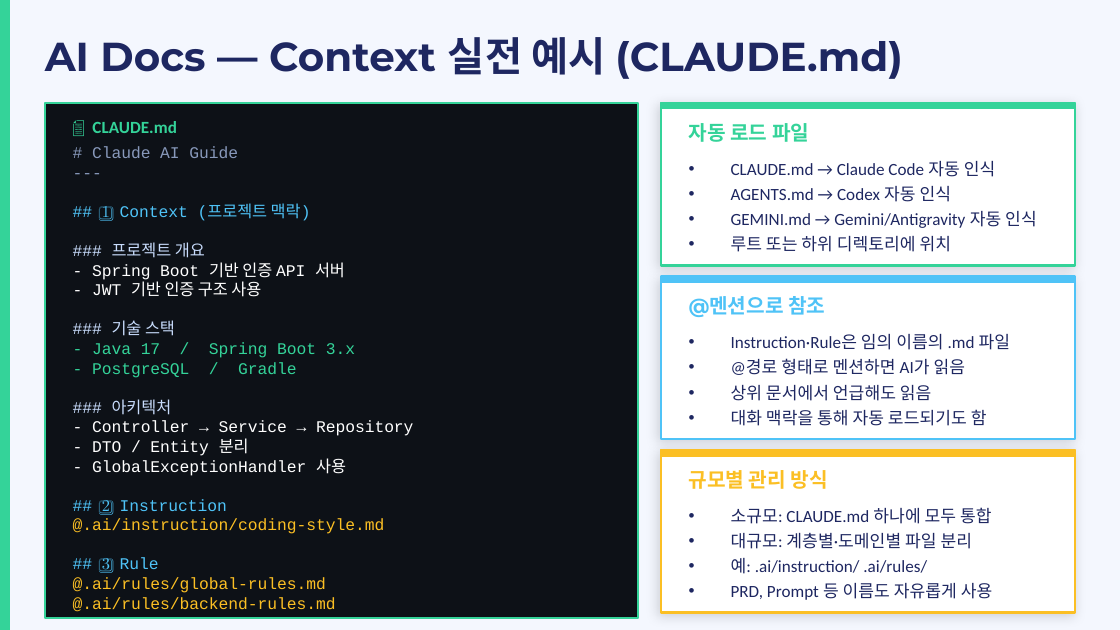
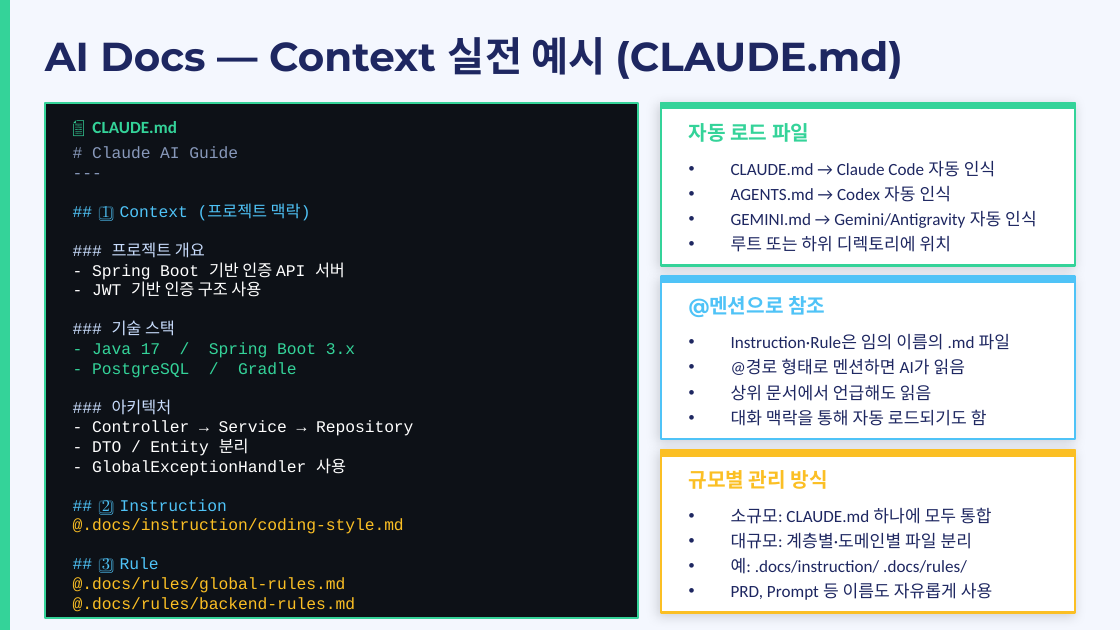
Before and after one commit to hb9397/AI_Agent_docs, a slide deck: slide 4 of Docs/AI_Agent_활용을 위한 개념.pptx. Drawn at 1120x630 pixels with LibreOffice and Linux fonts; fonts in the diff are those of the drawing. Boxes give left, top, right and bottom in pixels: in the first picture for what was removed or moved away, otherwise in the second. Text is boxed around its words. In the diff, an @@ line names an element or a change of style, - is before the commit and + after.

```diff
--- a/Docs/AI_Agent_활용을 위한 개념.pptx
+++ b/Docs/AI_Agent_활용을 위한 개념.pptx
@@ text at <box>73,146,413,612</box>: text changed @@
-# Claude AI Guide
----
-## 1️⃣ Context (프로젝트 맥락)
-### 프로젝트 개요
-- Spring Boot 기반 인증 API 서버
-- JWT 기반 인증 구조 사용
-### 기술 스택
-- Java 17 / Spring Boot 3.x
-- PostgreSQL / Gradle
-### 아키텍처
-- Controller → Service → Repository
-- DTO / Entity 분리
-- GlobalExceptionHandler 사용
-## 2️⃣ Instruction
-@.ai/instruction/coding-style.md
-## 3️⃣ Rule
-@.ai/rules/global-rules.md
-@.ai/rules/backend-rules.md
+# Claude AI Guide
+---
+## 1️⃣ Context (프로젝트 맥락)
+### 프로젝트 개요
+- Spring Boot 기반 인증 API 서버
+- JWT 기반 인증 구조 사용
+### 기술 스택
+- Java 17 / Spring Boot 3.x
+- PostgreSQL / Gradle
+### 아키텍처
+- Controller → Service → Repository
+- DTO / Entity 분리
+- GlobalExceptionHandler 사용
+## 2️⃣ Instruction
+@.docs/instruction/coding-style.md
+## 3️⃣ Rule
+@.docs/rules/global-rules.md
+@.docs/rules/backend-rules.md
@@ text at <box>731,558,967,574</box>: text changed @@
-• 예: .ai/instruction/ .ai/rules/
+• 예: .docs/instruction/ .docs/rules/
```
Also in this commit, not shown: 6 other slides changed, 6 other files.
